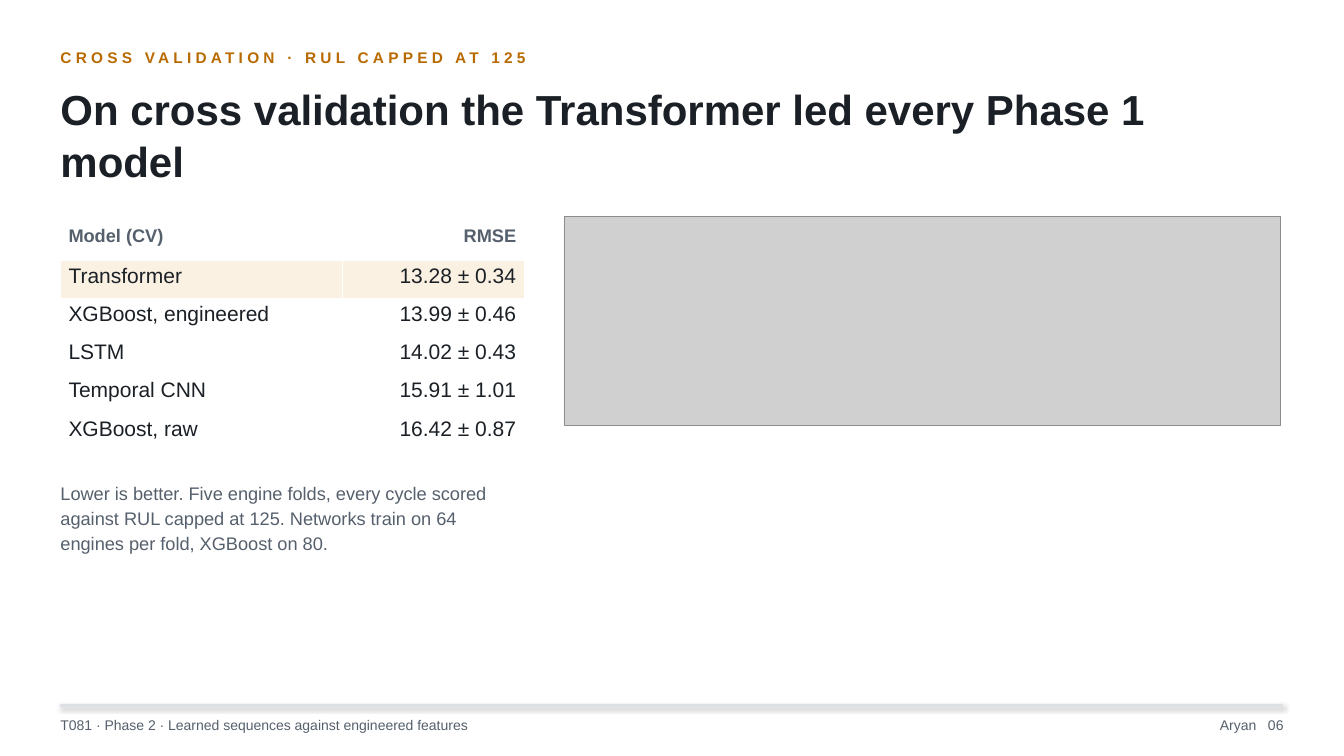
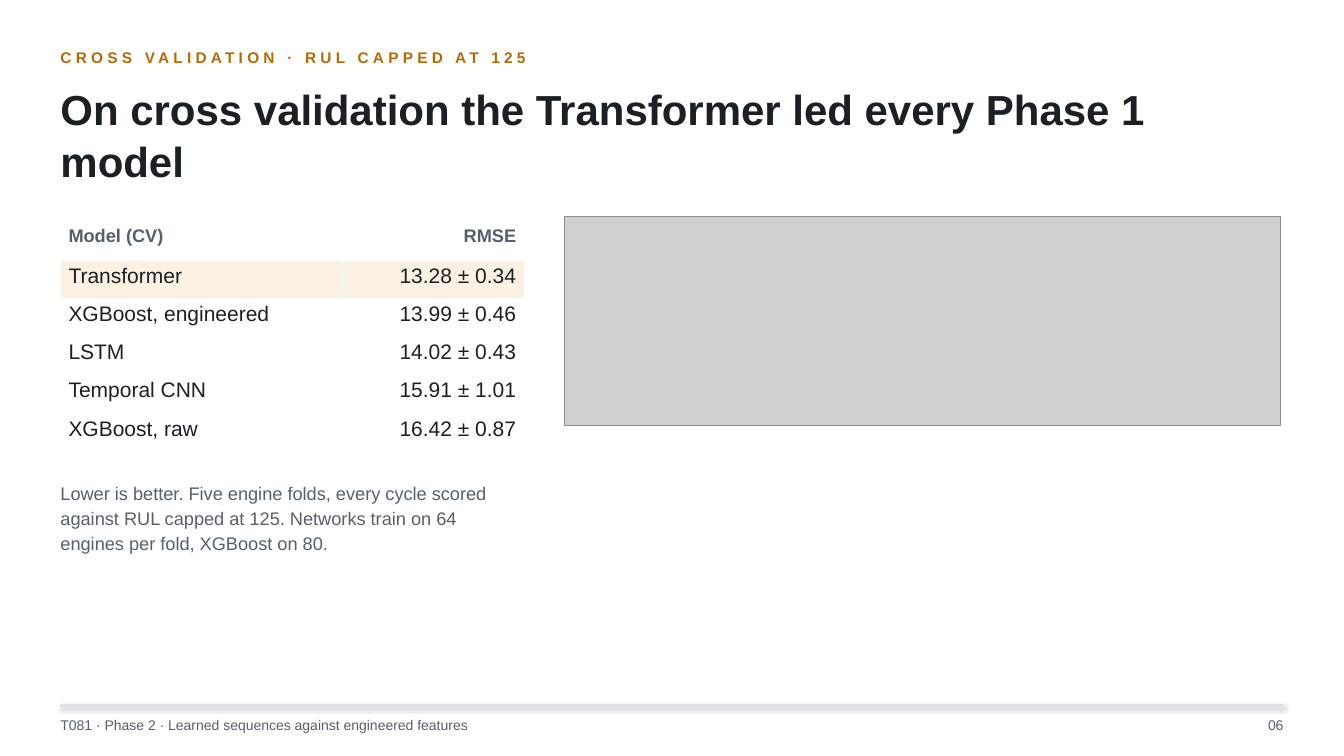
Before and after one commit to sarveshcore/t081-rul-prediction, a slide deck: slide 6 of slides/phase2_slides.pptx. Drawn at 1344x756 pixels with LibreOffice and Linux fonts; fonts in the diff are those of the drawing; grey boxes stand for pictures. Boxes give left, top, right and bottom in pixels: in the first picture for what was removed or moved away, otherwise in the second. Text is boxed around its words. In the diff, an @@ line names an element or a change of style, - is before the commit and + after.

```diff
--- a/slides/phase2_slides.pptx
+++ b/slides/phase2_slides.pptx
@@ text at <box>1268,720,1284,730</box>: text changed @@
-Aryan 06
+06
```
Also in this commit, not shown: 10 other slides changed, 3 other files.
